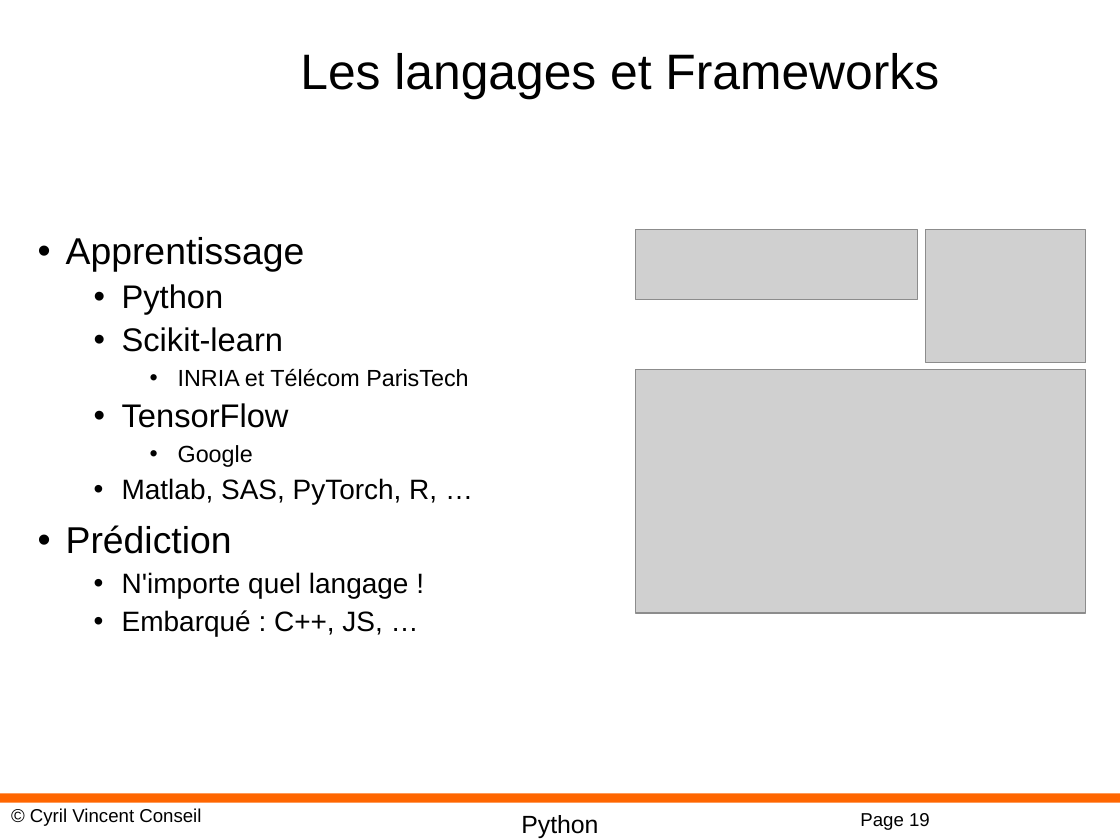
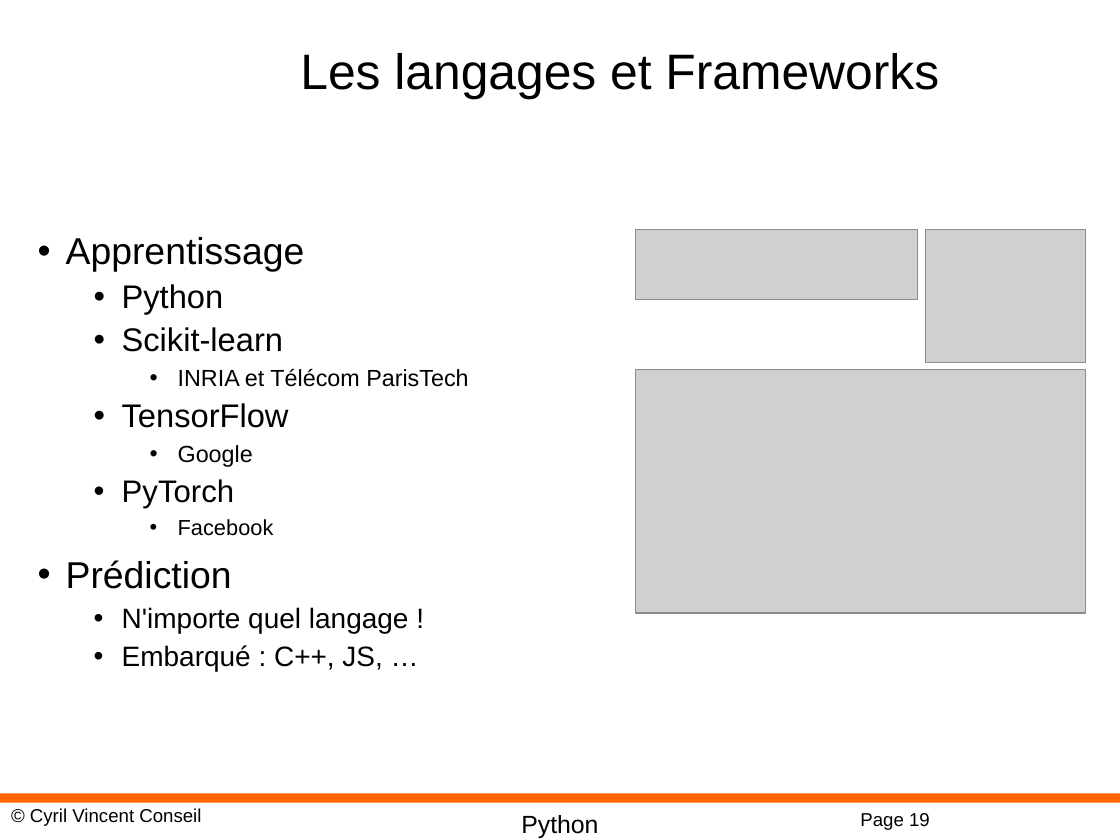
Before and after one commit to cyrilvincent/ia_industrie, a slide deck: slide 19 of ppt/IndusAI02-DataScience.pptx. Drawn at 1120x840 pixels with LibreOffice and Linux fonts; fonts in the diff are those of the drawing; grey boxes stand for pictures; background and template pictures are left out. Boxes give left, top, right and bottom in pixels: in the first picture for what was removed or moved away, otherwise in the second. Text is boxed around its words. In the diff, an @@ line names an element or a change of style, - is before the commit and + after.

```diff
--- a/ppt/IndusAI02-DataScience.pptx
+++ b/ppt/IndusAI02-DataScience.pptx
@@ text at box(122, 479, 274, 536): text changed; size 18 to 14 pt @@
-  • Matlab, SAS, PyTorch, R, …
+  • PyTorch
+    • Facebook
```
Also in this commit, not shown: 2 other files.
